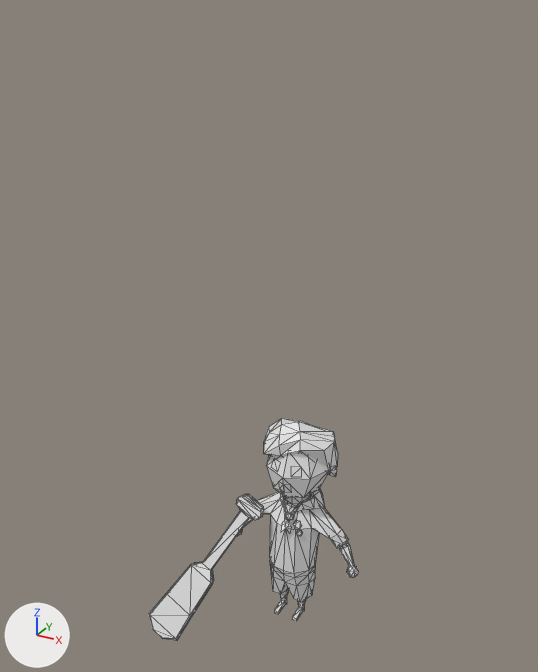
The FBX model Assets/Animations/CamperBoyInBoatAnimations/Paddle Animations Camper Boy.fbx as it was, and as the next commit left it.
The view is the same before and after, from a camera (50 mm lens) standing at (3.58, -7.15, 7.64) and looking at (-0.71, 0.64, 3.75). The axes (+X, +Y, +Z) are drawn at lower left. The lights are the same throughout. Mesh edges are drawn as thin lines. Materials are left out; every surface is plain grey.

Objects in the first picture: 'Paddle_A', 'Sphere001'.
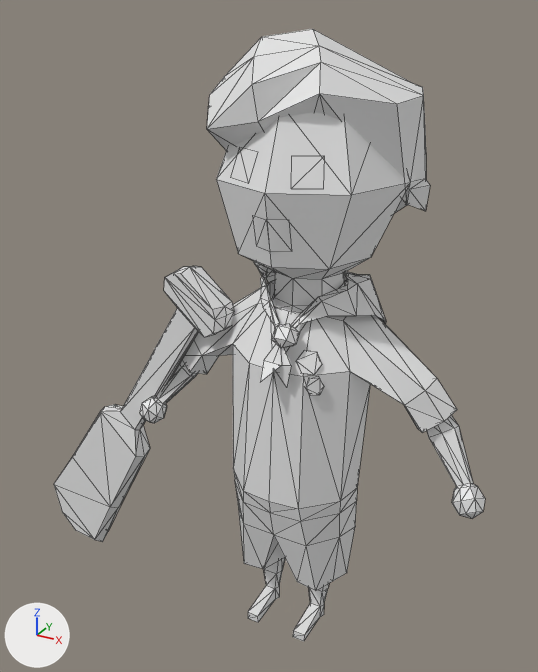
ob_nurbscircle1 is not drawn itself; it is the parent of ob_paddle_a.

Location of each change, [x1, y1, x2, y2] in pixels of the pictures (538 x 672 px):
'Sphere001', rescaled (184% wider, 200% taller): before [237, 418, 358, 621]; after [139, 29, 485, 641]
'Paddle_A', moved, turned, rescaled: before [149, 494, 264, 641]; after [54, 266, 234, 542]

The edits, one by one:
Object 'Sphere001' (ob_sphere001) is rescaled from (0.01, 0.01, 0.01) to (0.0254, 0.0254, 0.0254).
Object 'nurbsCircle1' (ob_nurbscircle1) moves from (-0.435, -0.131, 1.728) to (-1.083, 0.0963, 4.494).
Object 'nurbsCircle1' (ob_nurbscircle1) turns from (65, 26, -2.3) to (89, 33, -11) degrees about x, y and z.
Object 'nurbsCircle1' (ob_nurbscircle1) is rescaled from (0.277, 0.01, 0.277) to (0.705, 0.0254, 0.705).
